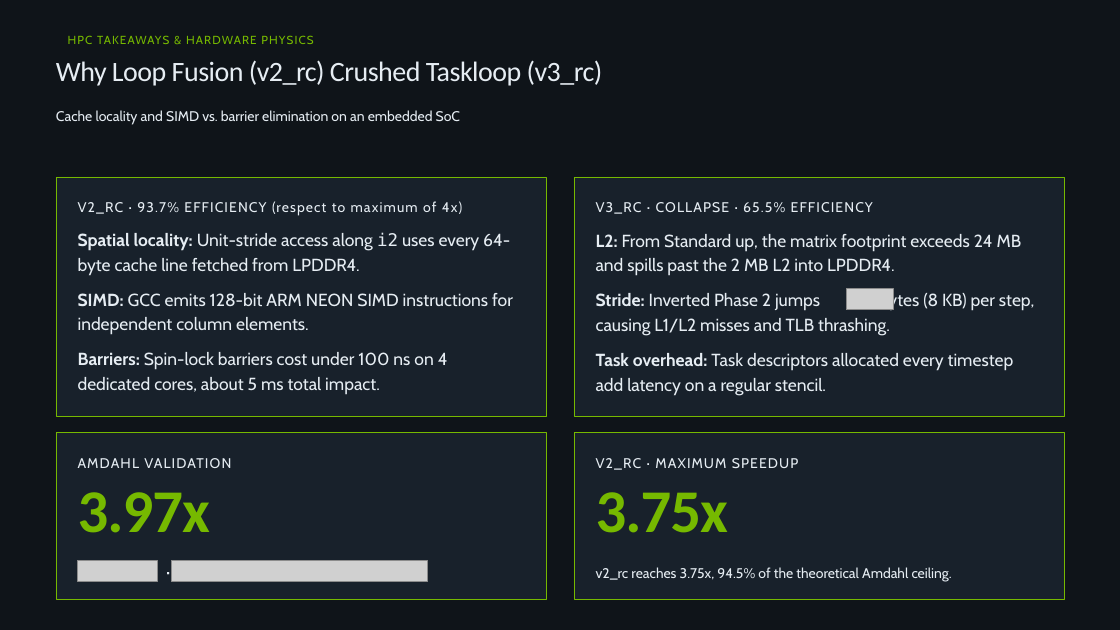
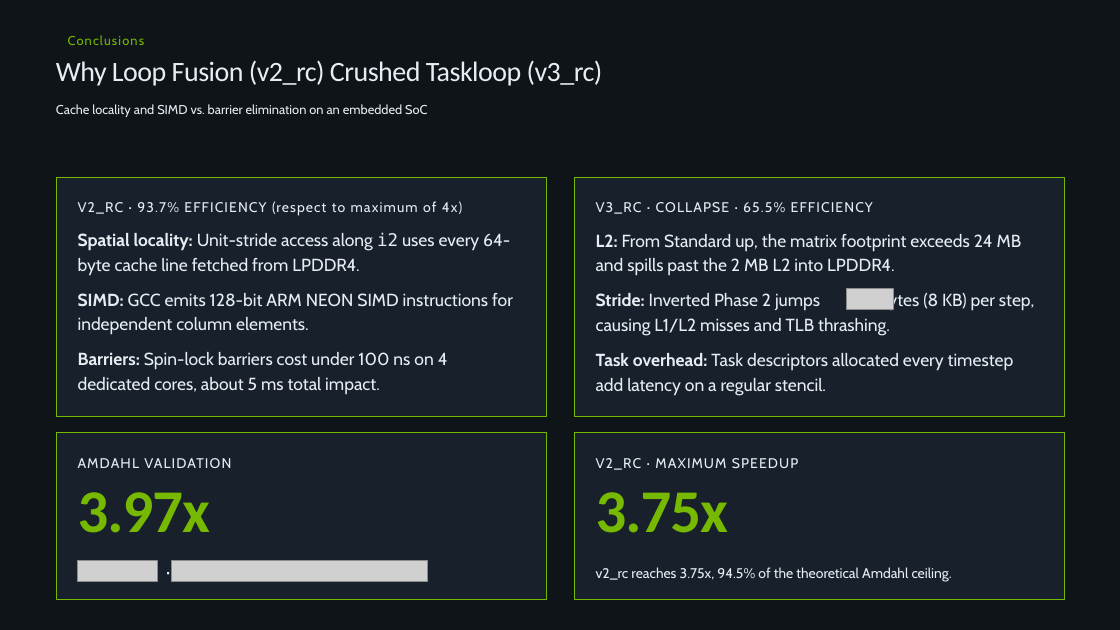
Before and after one commit to markx86/hpc-assignments, a slide deck: slide 8 of Problem_ADI-Alternating-Direction-Implicit-Stencil_Parallel-Solutions_Assignment-1_Team-8.pptx (slide 7 before the commit). Drawn at 1120x630 pixels with LibreOffice and Linux fonts; fonts in the diff are those of the drawing; grey boxes stand for pictures. Boxes give left, top, right and bottom in pixels: in the first picture for what was removed or moved away, otherwise in the second. Text is boxed around its words. In the diff, an @@ line names an element or a change of style, - is before the commit and + after.

```diff
--- a/Problem_ADI-Alternating-Direction-Implicit-Stencil_Parallel-Solutions_Assignment-1_Team-8.pptx
+++ b/Problem_ADI-Alternating-Direction-Implicit-Stencil_Parallel-Solutions_Assignment-1_Team-8.pptx
@@ text at [68,35,144,45]: text changed; size 10 to 11 pt @@
-HPC TAKEAWAYS & HARDWARE PHYSICS
+Conclusions
@@ text "Cache locality and SIMD vs. ..." at [56,104,427,117]: size 12 to 11 pt @@
```
Also in this commit, not shown: 5 other slides changed, 2 slides added, 2 slides removed.
